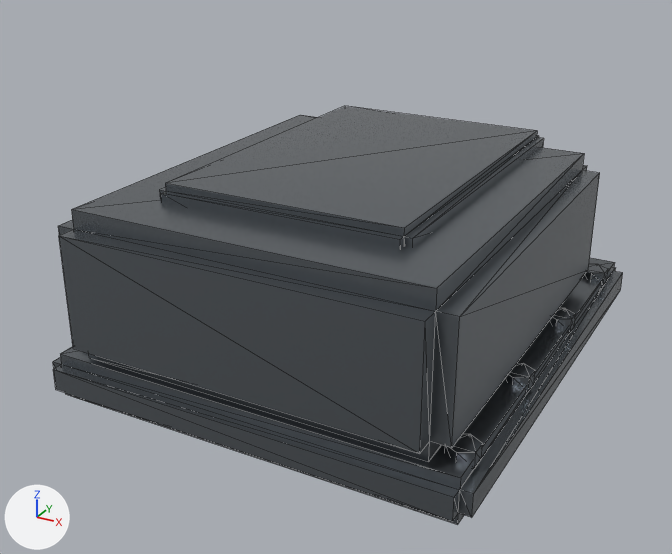
Before and after pictures for a commit that changed the glTF model prototype/assets/models/parts/railgun_casemate_mount.glb.
Camera for both pictures: a 50 mm camera at (0.545, -1.081, 0.631) aimed at (-0.018, -0.058, 0.119). The lights are fixed; the arrows at lower left show +X, +Y and +Z. The older version comes first. Mesh edges are drawn as thin lines. Vertices at exactly the same position are counted once.

In view in the first picture: 'railgun_casemate_mount'.
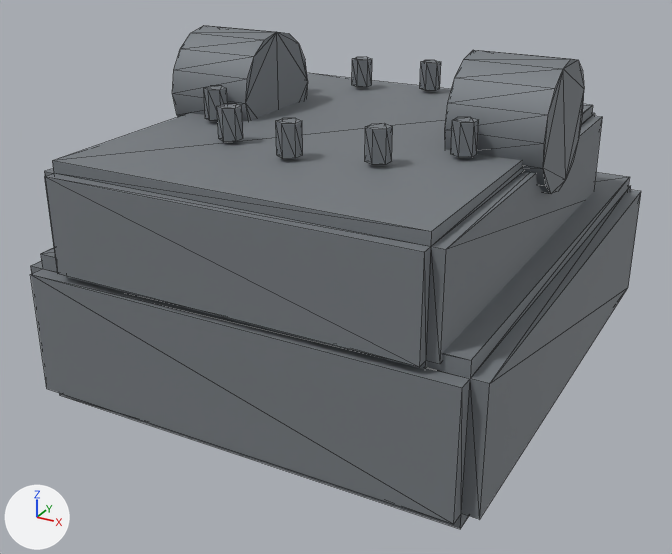
Where the change shows, as pixel boxes (x1, y1, x2, y2) in the pictures (672 x 554 px):
'railgun_casemate_mount', surface changed, reshaped (7% wider, 20% taller)
    before: (53, 106, 623, 525)
    after: (30, 25, 641, 529)
part 1 of me_railgun_casemate_mount_mesh, added
    after: (420, 60, 441, 91)
part 2 of me_railgun_casemate_mount_mesh, added
    after: (352, 57, 372, 87)
part 3 of me_railgun_casemate_mount_mesh, added
    after: (204, 86, 227, 121)
part 4 of me_railgun_casemate_mount_mesh, added
    after: (217, 104, 243, 142)
part 5 of me_railgun_casemate_mount_mesh, added
    after: (276, 118, 303, 159)
part 6 of me_railgun_casemate_mount_mesh, added
    after: (365, 124, 393, 165)
part 7 of me_railgun_casemate_mount_mesh, added
    after: (451, 117, 479, 158)
part 8 of me_railgun_casemate_mount_mesh, added
    after: (172, 25, 308, 121)
part 9 of me_railgun_casemate_mount_mesh, added
    after: (445, 50, 584, 194)
part 10 of me_railgun_casemate_mount_mesh, rebuilt
    before: (58, 115, 600, 461)
    after: (30, 172, 641, 529)
part 11 of me_railgun_casemate_mount_mesh, rebuilt
    before: (159, 106, 543, 249)
    after: (44, 73, 602, 369)
part 12 of me_railgun_casemate_mount_mesh, deleted
    before: (53, 258, 623, 525)

The change in detail:
In material 'railgun_casemate_mount_mat' (mat_railgun_casemate_mount_mat), metallic goes from 0.8 to 0.35.
me_railgun_casemate_mount_mesh is used by ob_railgun_casemate_mount; location (0.0, 0.0, 0.0).
me_railgun_casemate_mount_mesh had 192 vertices, 340 faces and spanned x -0.29..0.29, y -0.34..0.34, z 0.0..0.28.
me_railgun_casemate_mount_mesh now has 272 vertices, 480 faces and spans x -0.3..0.3, y -0.35..0.35, z 0.0..0.43.
me_railgun_casemate_mount_mesh part 1: a new loose piece, a 6-sided cylinder along z spanning x -0.013..0.013, y 0.185..0.215, z 0.33..0.37, in mat_railgun_casemate_mount_mat (grey #81868b).
me_railgun_casemate_mount_mesh part 2: a new loose piece, a 6-sided cylinder along z spanning x -0.113..-0.087, y 0.158..0.188, z 0.33..0.37, in mat_railgun_casemate_mount_mat (grey #81868b).
me_railgun_casemate_mount_mesh part 3: a new loose piece, a 6-sided cylinder along z spanning x -0.186..-0.16, y -0.115..-0.085, z 0.33..0.37, in mat_railgun_casemate_mount_mat (grey #81868b).
me_railgun_casemate_mount_mesh part 4: a new loose piece, a 6-sided cylinder along z spanning x -0.113..-0.087, y -0.188..-0.158, z 0.33..0.37, in mat_railgun_casemate_mount_mat (grey #81868b).
me_railgun_casemate_mount_mesh part 5: a new loose piece, a 6-sided cylinder along z spanning x -0.013..0.013, y -0.215..-0.185, z 0.33..0.37, in mat_railgun_casemate_mount_mat (grey #81868b).
me_railgun_casemate_mount_mesh part 6: a new loose piece, a 6-sided cylinder along z spanning x 0.087..0.113, y -0.188..-0.158, z 0.33..0.37, in mat_railgun_casemate_mount_mat (grey #81868b).
me_railgun_casemate_mount_mesh part 7: a new loose piece, a 6-sided cylinder along z spanning x 0.16..0.186, y -0.115..-0.085, z 0.33..0.37, in mat_railgun_casemate_mount_mat (grey #81868b).
me_railgun_casemate_mount_mesh part 8: a new loose piece, a 16-sided cylinder along x spanning x -0.26..-0.14, y -0.08..0.08, z 0.27..0.43, in mat_railgun_casemate_mount_mat (grey #81868b).
me_railgun_casemate_mount_mesh part 9: a new loose piece, a 16-sided cylinder along x spanning x 0.14..0.26, y -0.08..0.08, z 0.27..0.43, in mat_railgun_casemate_mount_mat (grey #81868b).
me_railgun_casemate_mount_mesh part 10: the loose piece of 32 vertices spanning x -0.26..0.26, y -0.34..0.24, z 0.06..0.26 is rebuilt with 32 vertices and now spans x -0.3..0.3, y -0.35..0.35, z 0.0..0.2.
me_railgun_casemate_mount_mesh part 11: the loose piece of 32 vertices spanning x -0.17..0.17, y -0.24..0.24, z 0.16..0.28 is rebuilt with 32 vertices and now spans x -0.25..0.25, y -0.35..0.25, z 0.175..0.325.
me_railgun_casemate_mount_mesh part 12: 9 loose pieces with 128 vertices, spanning x -0.29..0.29, y -0.34..0.34, z 0.0..0.07, are deleted.
Other edits to the shape of me_railgun_casemate_mount_mesh do not show in these pictures.
